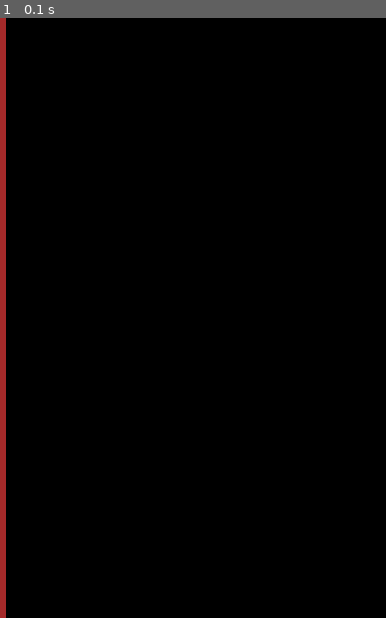
Above: before the commit, frame 1.
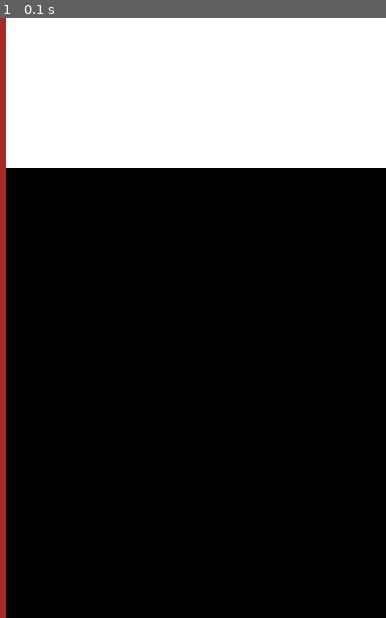
Above: after the commit, the same moment.

Repository: karaevsv/pygamegit
Game: pygame game, started from flag.py
The game is run twice, just before and just after one commit, with the same random seed, the same clock (stepped at 60 frames per second) and the same inputs.
Inputs:
- Up to frame 1 (0.1 s): no input

The runs differ from the first frame. In frame 1, 25% of the frame differs, in the area x 1-100%, y 0-25%.

Commit message:
Нарисоан белый прямоугольник.

Diff:
--- a/flag.py
+++ b/flag.py
@@ -8,6 +8,7 @@
 
 def draw():
     pygame.draw.rect(screen, pygame.Color('brown'), [(0, 0), (20, 600)], 0)
+    pygame.draw.rect(screen, pygame.Color('white'), [(20, 0), (380, 150)], 0)
 
 
 draw()
